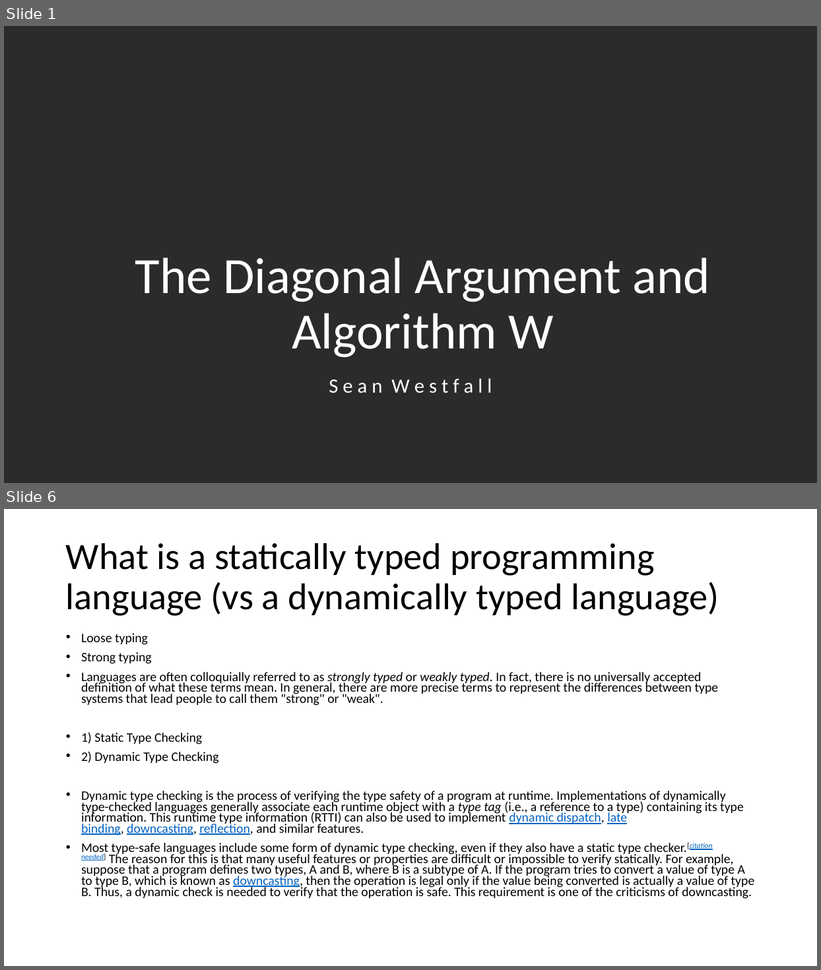
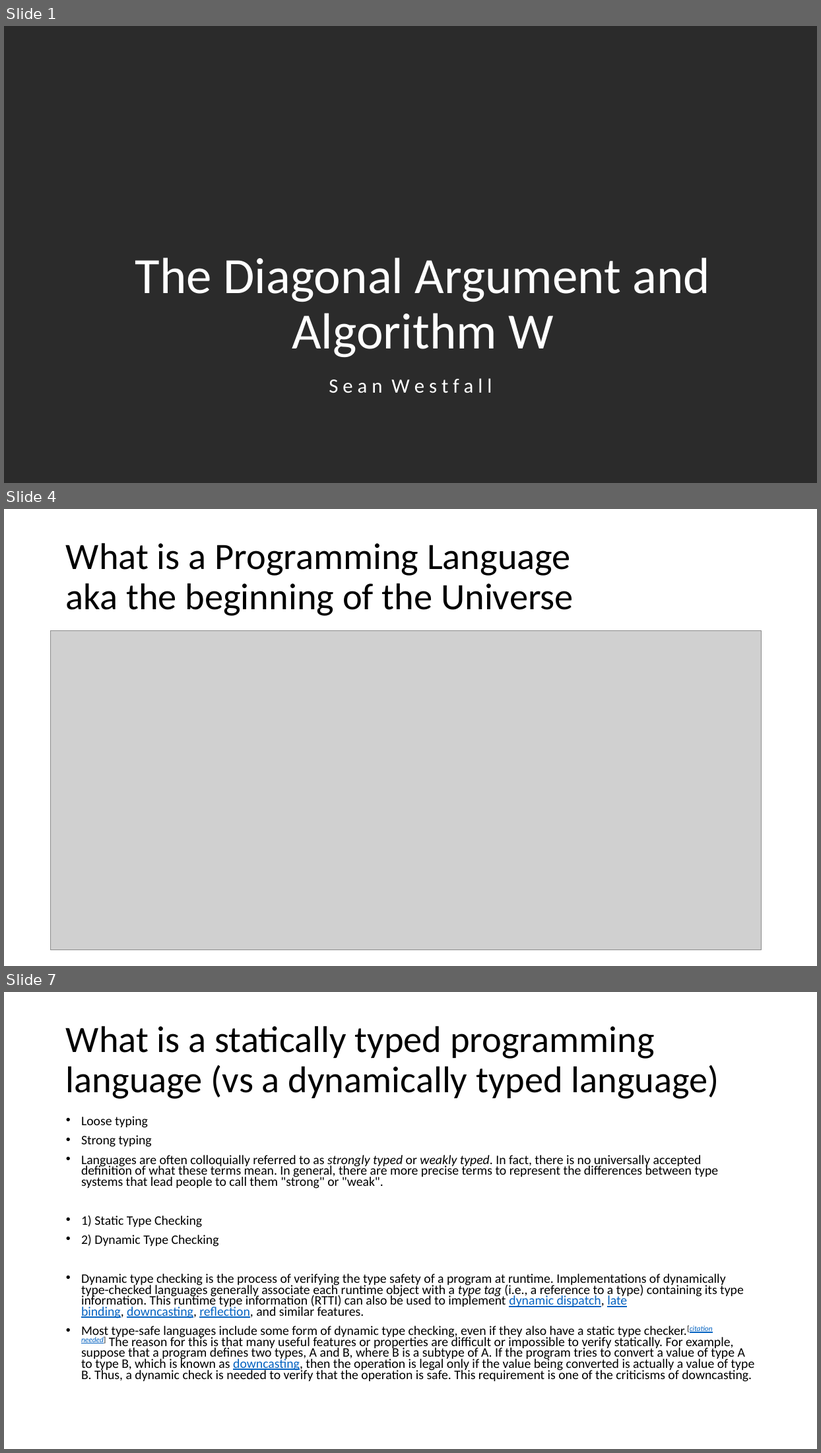
Before and after one commit to seanwestfall/algorithm_w_presentation, a slide deck: Presentation1.pptx. Shown one above the other, each under a label of ours: slides 1 and 6 before the commit, slides 1, 4 and 7 after it; the slides between them are not shown. The pictures are 821x970 and 821x1453 pixels, drawn with LibreOffice and Linux fonts; fonts in the diff are those of the drawing; grey boxes stand for pictures; background and template pictures are left out; a plain dark background stands for a picture behind light text. Boxes give left, top, right and bottom in pixels: in the first picture for what was removed or moved away, otherwise in the second. Text is boxed around its words. In the diff, an @@ line names an element or a change of style, - is before the commit and + after.

```diff
--- a/Presentation1.pptx
+++ b/Presentation1.pptx
@@ slide 4 added at (4,509,817,966), background #FFFFFF @@
@@ title added at (66,543,574,616), 44 pt, text #000000 @@
+What is a Programming Language
+aka the beginning of the Universe
@@ picture added at (50,631,762,951) @@
@@ what was slide 6 is now slide 7 @@
```
Also in this commit, not shown: 5 slides changed, 1 other slide added, 3 other files.
